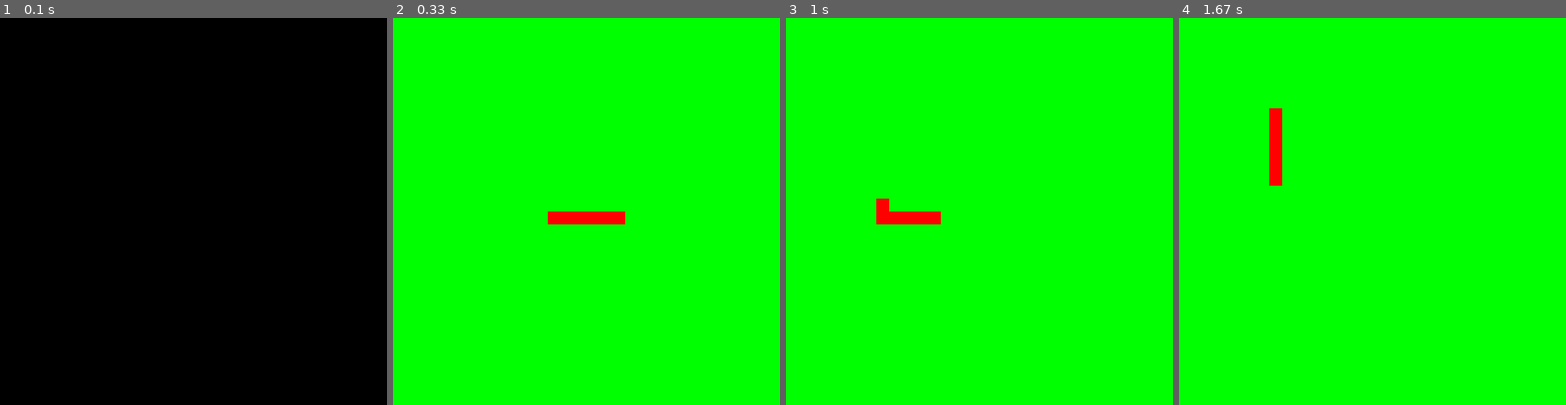
Above: before the commit, frames 1-4 (left to right).
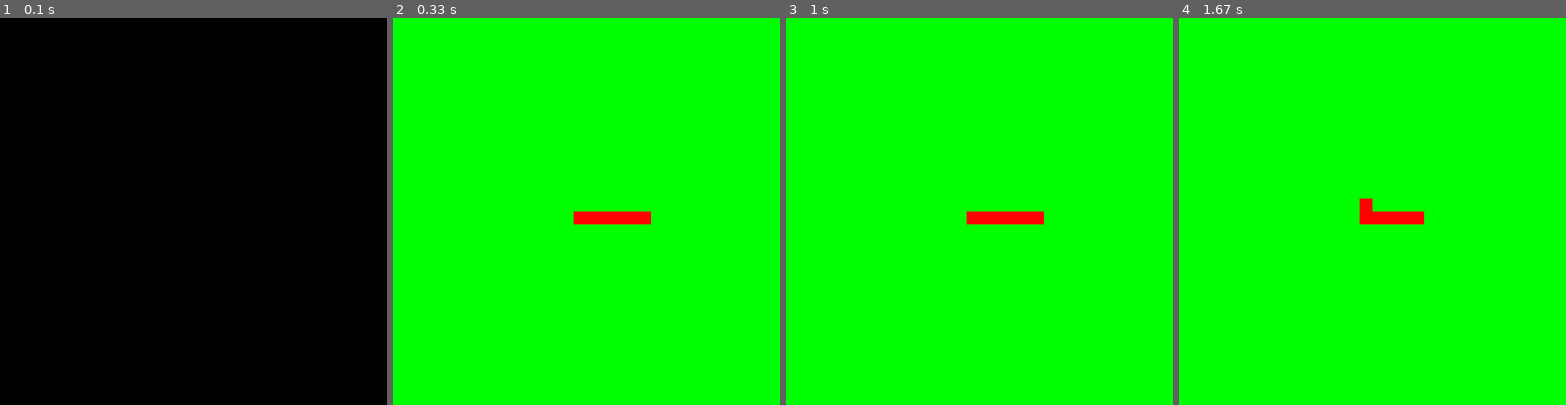
Above: after the commit, the same moments.

Repository: Paulo-Filipe/snakepygame
Game: pygame game, started from game/snake.py
Same seed, same stepped clock (60 frames per second), same inputs: the game is played once before the commit and once after it.
Inputs:
- Up to frame 1 (0.1 s): no input
- Up to frame 2 (0.33 s): no input
- Up to frame 3 (1 s): hold Up from 0.83 s (still down)
- Up to frame 4 (1.67 s): release Up at 1.3 s

Frame 1 is identical in both runs. In frame 2, 0.4% of the frame differs, in the area x 40-67%, y 50-54%; in frame 3, 1.3%, in the area x 23-67%, y 46-54%; in frame 4, 1.3%.

Commit message:
reorganazing files and changing the form of instalation

Diff:
--- a/display.py
+++ b/game/display.py
@@ -10,5 +10,5 @@
 pygame.display.set_caption("Snake")
 
 # Assign FPS a value
-FPS = 30
+FPS = 1
 FramePerSec = pygame.time.Clock()
--- a/snake.py
+++ b/game/snake.py
@@ -4,6 +4,7 @@
 from assets import *
 from display import *
 from controls import *
+
 
 # Initialize program
 pygame.init()
@@ -24,6 +25,8 @@
     controllers['UP']:    (0, -tile_size),
     controllers['DOWN']:  (0, tile_size)
 }
+# defines the limits where the snake will be drawn.
+legal_display_range = display_size
 
 # Beginning Game Loop
 while True:
@@ -35,7 +38,7 @@
         elif event.type == pygame.KEYDOWN and event.key in controllers.values() and forbidden_turns[direction] != event.key:
             direction = event.key
             (x, y, old_direction) = snake[0]
-            snake[0] = (x, y, direction) # change the direction of the head.
+            snake[0] = (x, y, direction)  # change the direction of the head.
 
     DISPLAY.fill(colors['GREEN'])
 
@@ -46,12 +49,14 @@
     for i in range(snake_size-1, -1, -1):
         (x, y, direction) = snake[i]
         (move_x, move_y) = snake_directions[direction]
-        new_pos_x = x + move_x
-        new_pos_y = y + move_y
+        new_pos_x = (x + move_x) % legal_display_range
+        new_pos_y = (y + move_y) % legal_display_range
 
-        draw_snake_tile(DISPLAY, colors['RED'], new_pos_x, new_pos_y, tile_size) # draw on new position.
+        # draw on new position.
+        draw_snake_tile(DISPLAY, colors['RED'],
+                        new_pos_x, new_pos_y, tile_size)
 
-        if i == 0: # change all directions, except for the head. update all positions.
+        if i == 0:  # change all directions, except for the head. update all positions.
             snake[i] = (new_pos_x, new_pos_y, direction)
         else:
             (next_x, next_y, next_direction) = snake[i-1]
Not shown, removed: Pipfile
Renamed: assets.py -> game/assets.py
Renamed: controls.py -> game/controls.py
Renamed: snake_services.py -> game/snake_services.py
Not shown, changed: .gitignore
